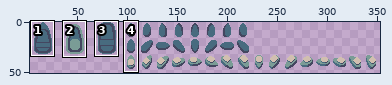
Pixel-art file: src/assets/art/entities.aseprite. The first picture is a wide view before the edit; the outline marks the close-up.
Close-up. First the earlier version:
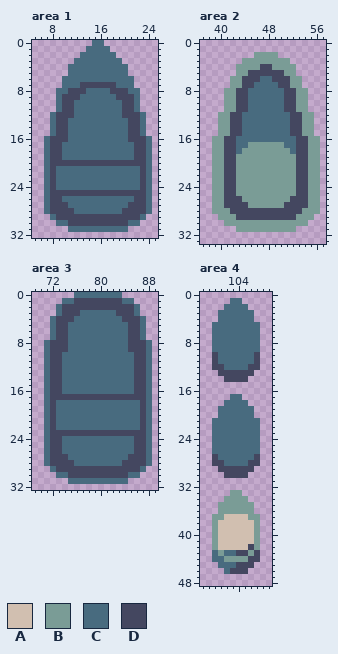
1280x720 pixels, 1 frame. Shown: area 1: x 5..25, y 0..32; area 2: x 37..57, y 0..33; area 3: x 69..89, y 0..32; area 4: x 98..109, y 0..48. The wide view leaves out empty margins. The commit also changed other parts of the picture, which this record leaves out.
Palette (. is transparent): A #d1bfb0  B #7a9c96  C #486b7f  D #444760
The result:
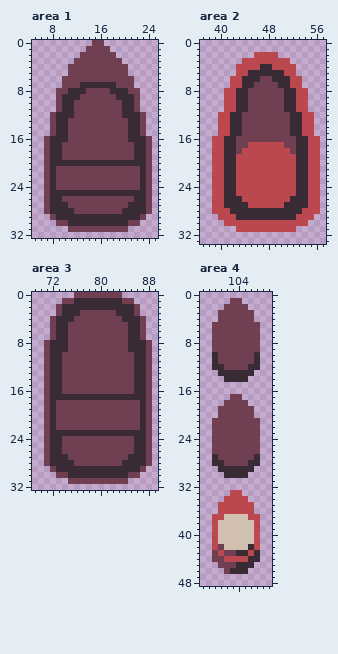
From old to new:
{"colour":"B","old":"#7a9c96","new":"#bb474f"}
{"colour":"C","old":"#486b7f","new":"#713f52"}
{"colour":"D","old":"#444760","new":"#392b35"}
{"where": "area 4, layer \"boat\""}
{"y":42,"x":101,"old":"A","new":"C"}
{"label":"changed","picture_box":[44,40,152,232]}
{"label":"changed","picture_box":[212,52,320,232]}
{"label":"changed","picture_box":[44,292,152,484]}
{"label":"changed","picture_box":[212,298,260,574]}
